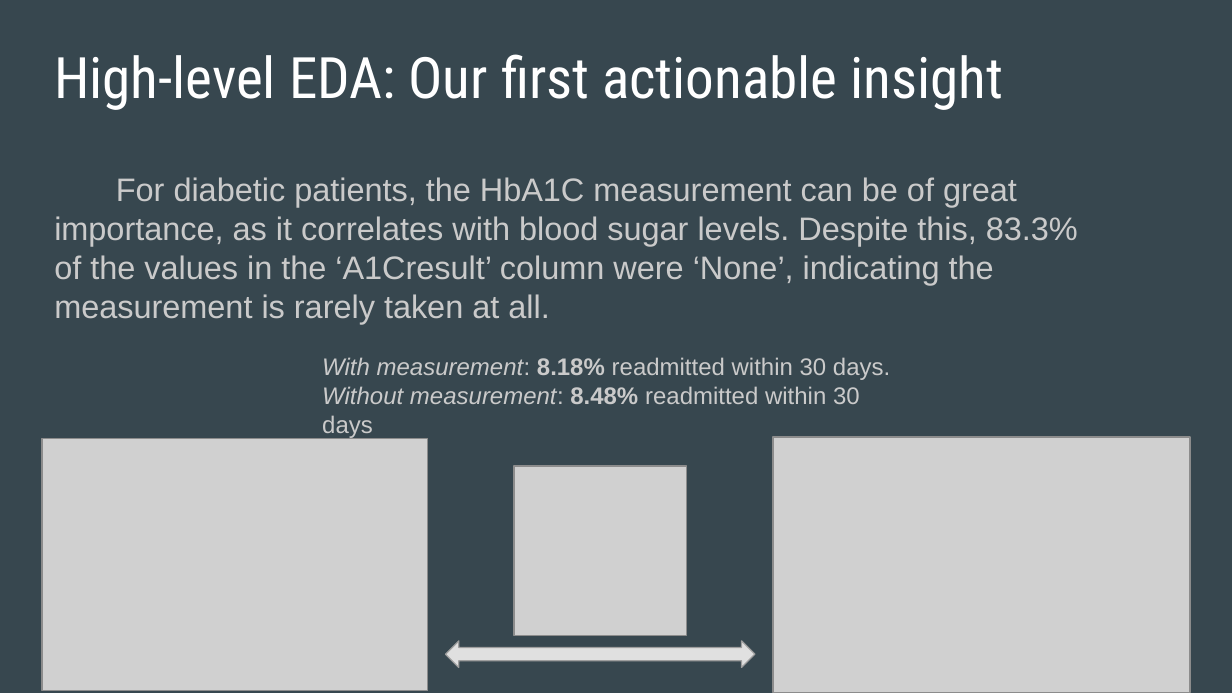
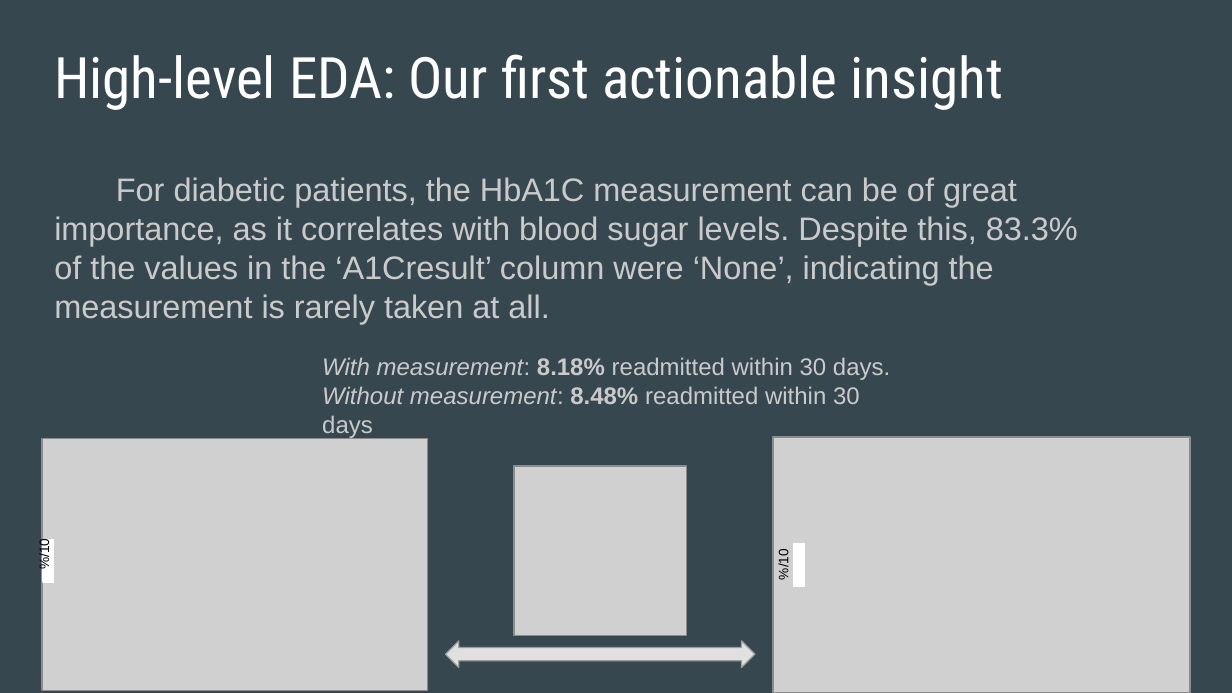
Before and after one commit to kstoudt/Springboard, a slide deck: slide 7 of Predicting_Diabetic_Patient_Readmission/Capstone2_Final_Report_slides.pptx. Drawn at 1232x693 pixels with LibreOffice and Linux fonts; fonts in the diff are those of the drawing; grey boxes stand for pictures. Boxes give left, top, right and bottom in pixels: in the first picture for what was removed or moved away, otherwise in the second. Text is boxed around its words. In the diff, an @@ line names an element or a change of style, - is before the commit and + after.

```diff
--- a/Predicting_Diabetic_Patient_Readmission/Capstone2_Final_Report_slides.pptx
+++ b/Predicting_Diabetic_Patient_Readmission/Capstone2_Final_Report_slides.pptx
@@ text added at [37,542,52,569], 8 pt, text #000000 @@
+%/10
@@ rectangle added at [43,540,54,583], fill #FFFFFF, outline #FFFFFF 0.75 pt @@
@@ text added at [776,552,791,579], 8 pt, text #000000 @@
+%/10
@@ rectangle added at [793,543,804,586], fill #FFFFFF, outline #FFFFFF 0.75 pt @@
```
Also in this commit, not shown: 3 other slides changed.
